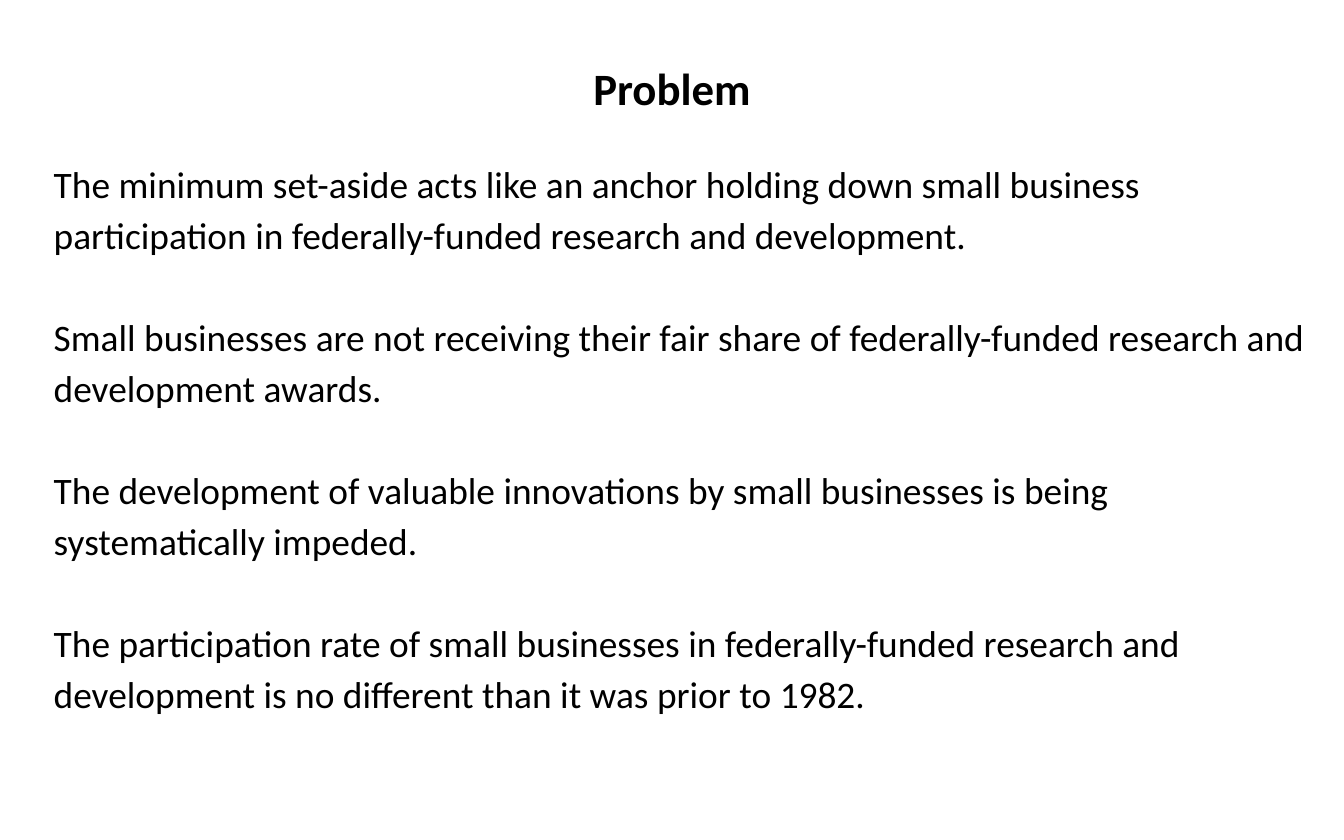
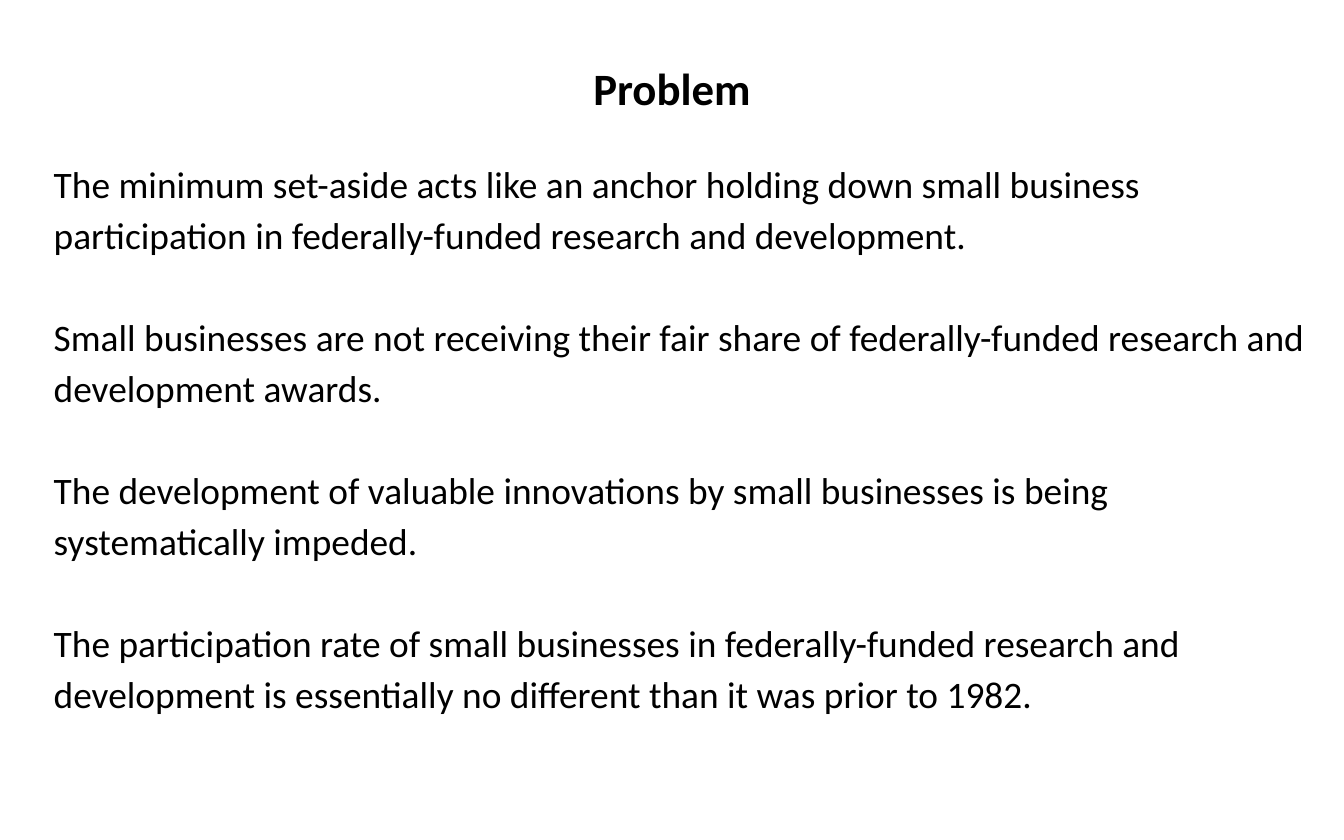
Before and after one commit to SLU-Courses-Townes/POLS6310, a slide deck: slide 3 of FinalProject/Docs/Townes_POLS6310_2019_Spring_FinalProject_Presentation_v00.pptx. Drawn at 1344x840 pixels with LibreOffice and Linux fonts; fonts in the diff are those of the drawing. Boxes give left, top, right and bottom in pixels: in the first picture for what was removed or moved away, otherwise in the second. Text is boxed around its words. In the diff, an @@ line names an element or a change of style, - is before the commit and + after.

```diff
--- a/FinalProject/Docs/Townes_POLS6310_2019_Spring_FinalProject_Presentation_v00.pptx
+++ b/FinalProject/Docs/Townes_POLS6310_2019_Spring_FinalProject_Presentation_v00.pptx
@@ text at [54, 631, 1179, 714]: text changed @@
-The participation rate of small businesses in federally-funded research and development is no different than it was prior to 1982.
+The participation rate of small businesses in federally-funded research and development is essentially no different than it was prior to 1982.
```
Also in this commit, not shown: 2 other slides changed, 3 slides added, 1 slide removed, 4 other files.
